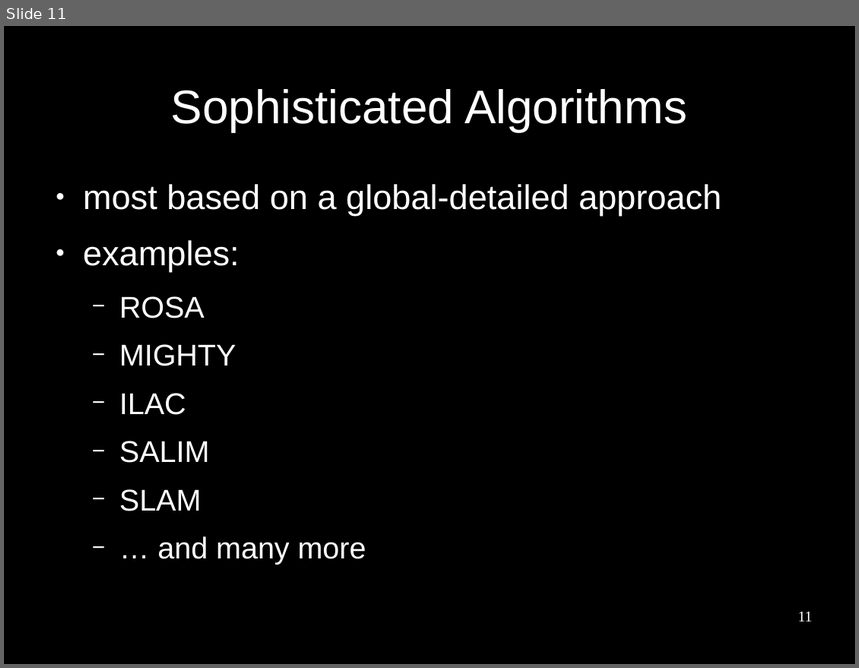
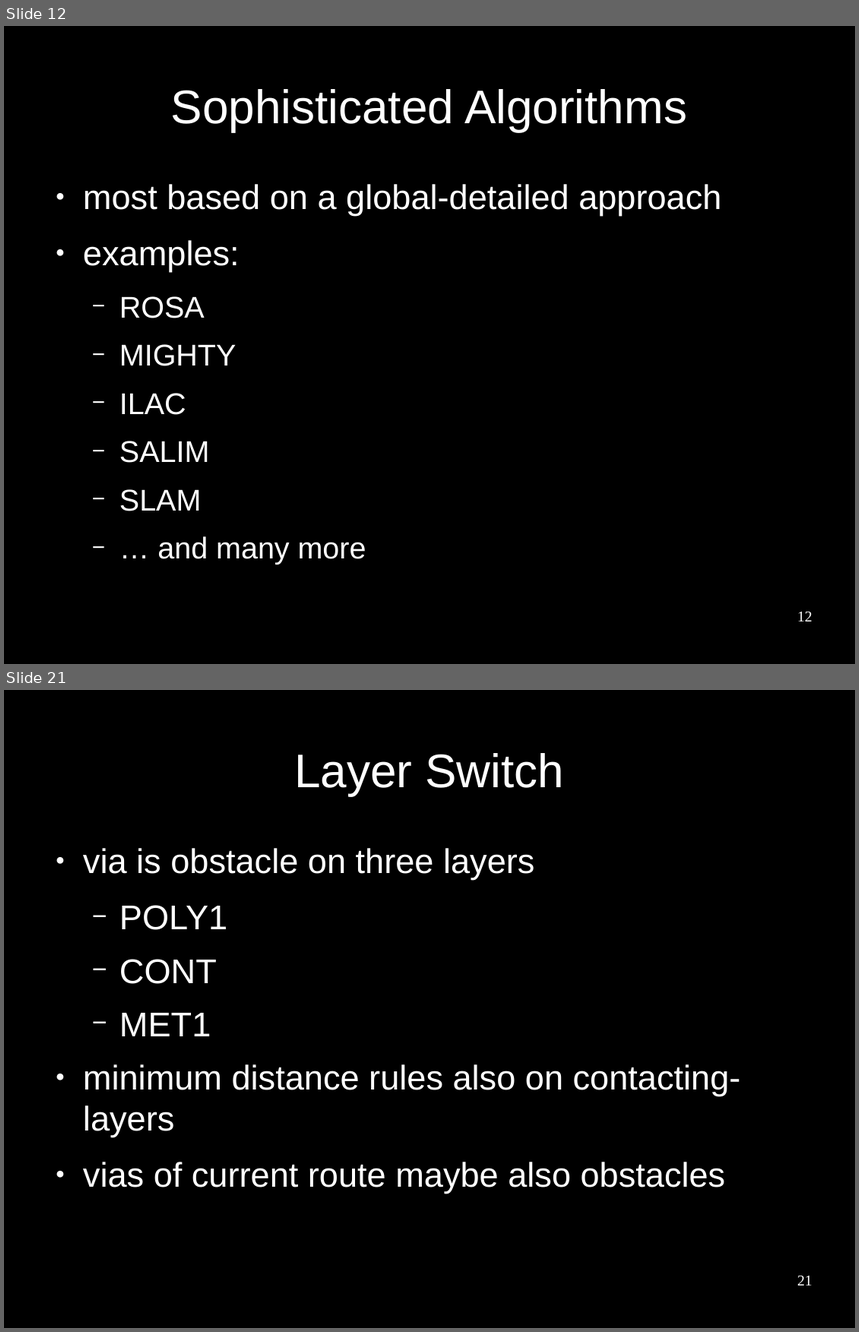
Before and after one commit to benediktibk/bachelorthesis, a slide deck: presentation.odp. Shown one above the other, each under a label of ours: slide 11 before the commit, slides 12 and 21 after it; the slides between them are not shown. The pictures are 859x668 and 859x1332 pixels, drawn with LibreOffice and Linux fonts; fonts in the diff are those of the drawing; background and template pictures are left out. Boxes give left, top, right and bottom in pixels: in the first picture for what was removed or moved away, otherwise in the second. Text is boxed around its words. In the diff, an @@ line names an element or a change of style, - is before the commit and + after.

```diff
--- a/presentation.odp
+++ b/presentation.odp
@@ slide 21 added at (4, 690, 855, 1328), background #000000 @@
@@ title added at (294, 753, 564, 796), 44 pt, text #FFFFFF @@
+Layer Switch
@@ text added at (83, 848, 741, 1194), 32 pt, text #FFFFFF @@
+● via is obstacle on three layers
+  − POLY1
+  − CONT
+  − MET1
+● minimum distance rules also on contacting-layers
+● vias of current route maybe also obstacles
@@ page number added at (797, 1276, 813, 1286), 14 pt, text #FFFFFF @@
+21
@@ what was slide 11 is now slide 12 @@
@@ page number at (797, 612, 813, 622): text changed @@
-11
+12
```
Also in this commit, not shown: 1 slide changed, 15 other slides added, 8 other files.
